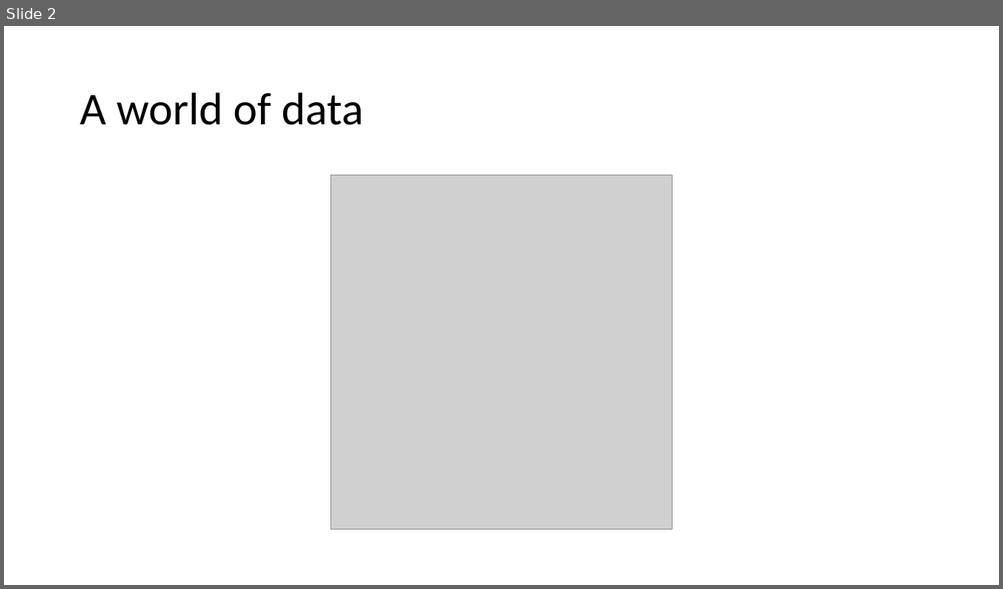
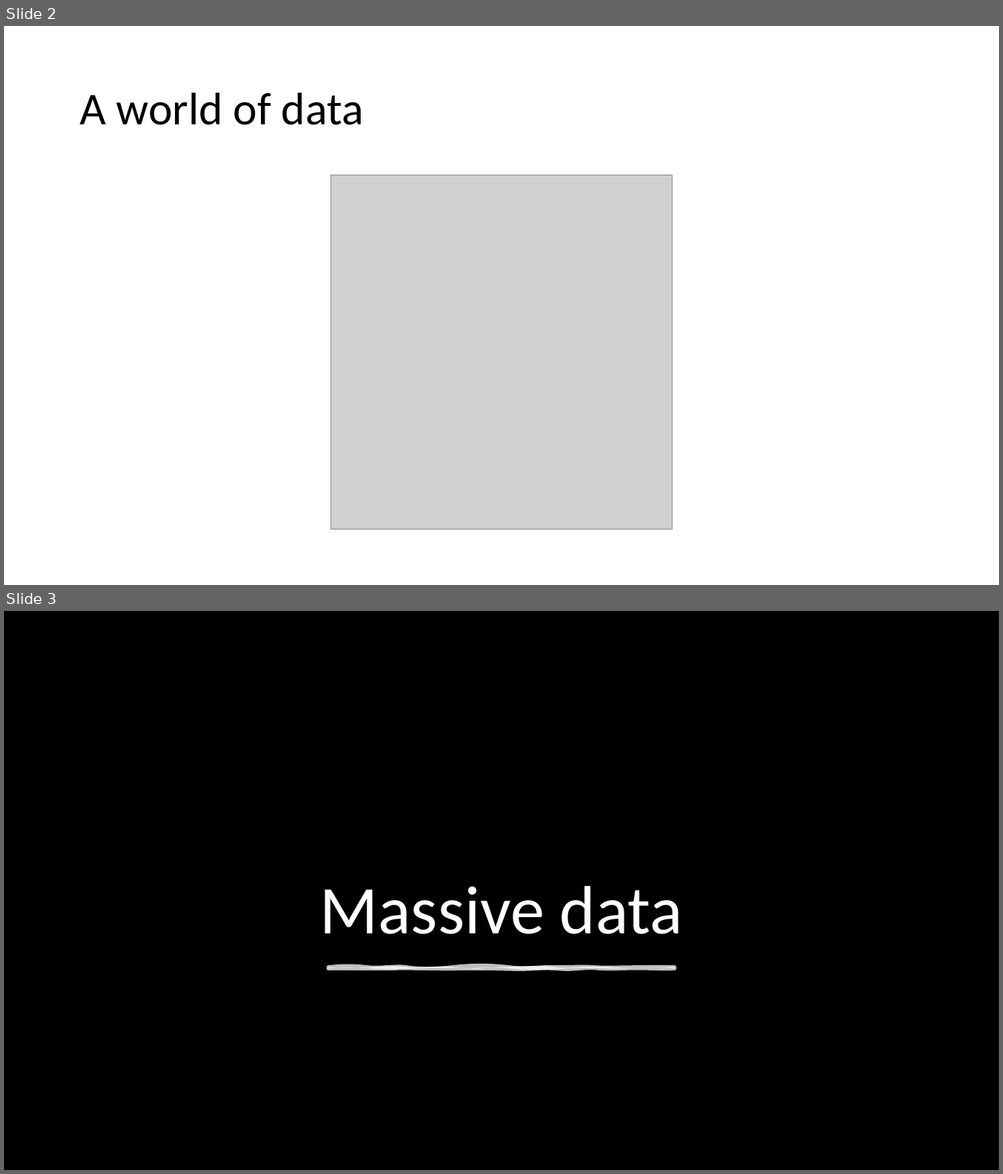
Before and after one commit to PRF-Development/DataAnalysisExtras, a slide deck: WhatIsDataAnalysis.pptx. Shown one above the other, each under a label of ours: slide 2 before the commit, slides 2 and 3 after it. The pictures are 1003x589 and 1003x1174 pixels, drawn with LibreOffice and Linux fonts; fonts in the diff are those of the drawing; grey boxes stand for pictures; background and template pictures are left out; a plain dark background stands for a picture behind light text. Boxes give left, top, right and bottom in pixels: in the first picture for what was removed or moved away, otherwise in the second. Text is boxed around its words. In the diff, an @@ line names an element or a change of style, - is before the commit and + after.

Commit message:
massive data slide

```diff
--- a/WhatIsDataAnalysis.pptx
+++ b/WhatIsDataAnalysis.pptx
@@ slide 3 added at (4,611,999,1170), background picture (left out) @@
@@ rectangle added at (4,611,999,1170), fill #000000 @@
@@ title added at (320,886,683,934), 66 pt, text #FFFFFF @@
+Massive data
@@ freeform shape added at (329,968,674,969), fill #FFFFFF at 75% opacity, outline #FFFFFF 3.5 pt @@
```
